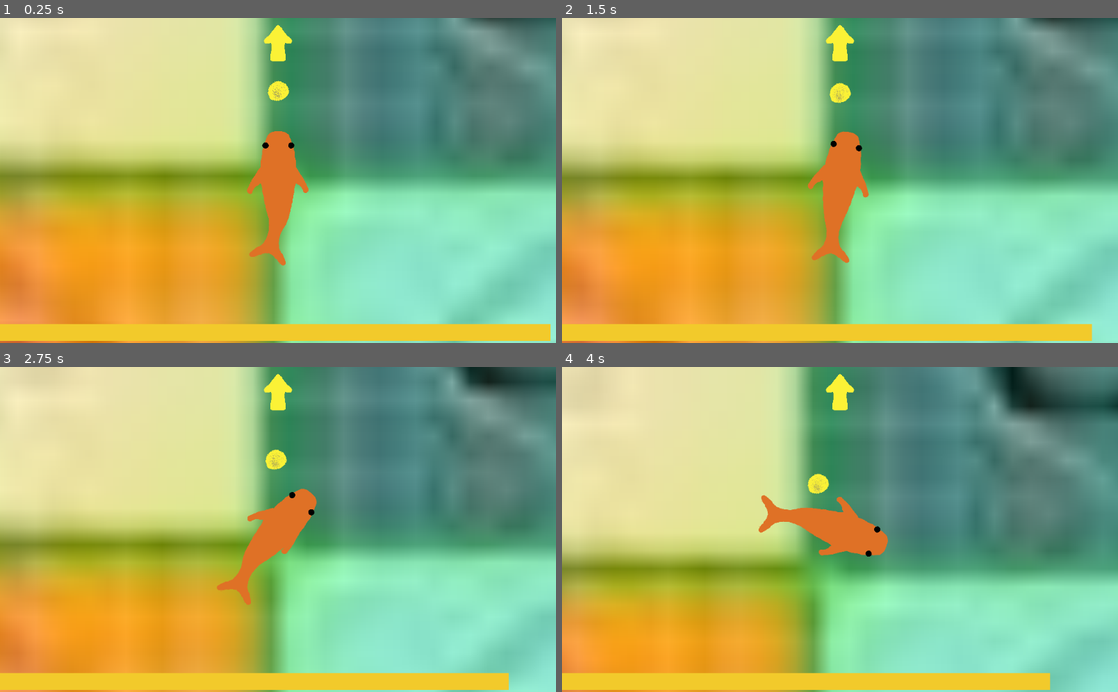
Above: before the commit, frames 1-4 (two rows, left to right).
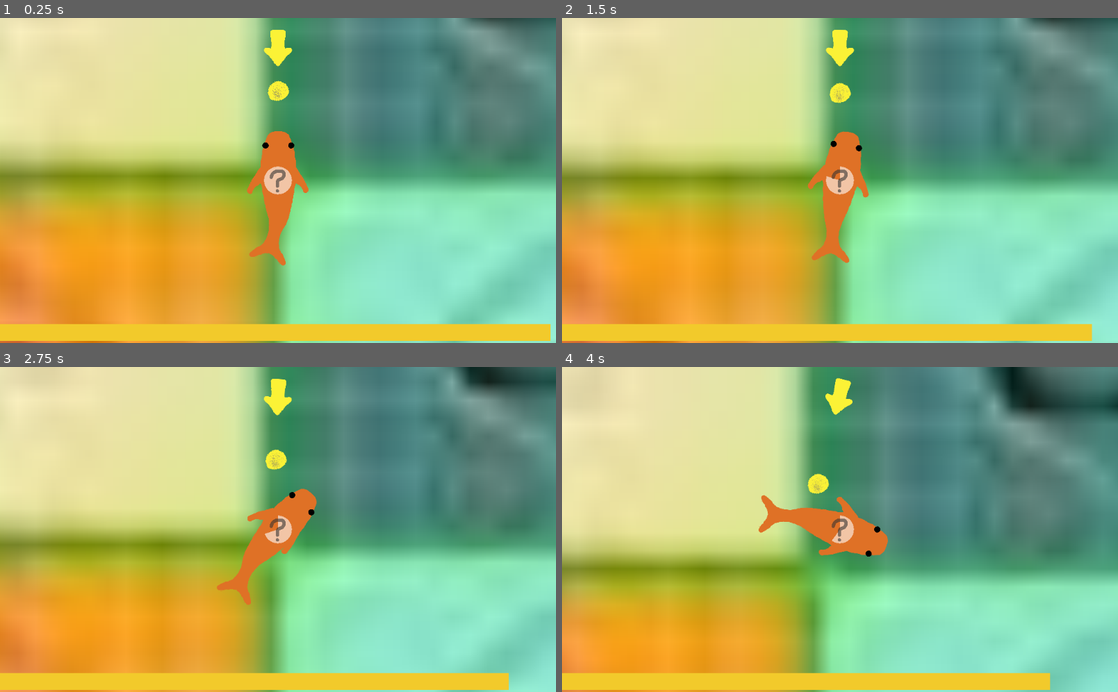
Above: after the commit, the same moments.

Repository: JordanLevy/LudumDare51
Game: Godot game, scene res://Scenes/Main.tscn
Same seed, same stepped clock (60 frames per second), same inputs: the game is played once before the commit and once after it.
Inputs:
- Up to frame 1 (0.25 s): no input
- Up to frame 2 (1.5 s): tap Enter at 0.5 s; hold W 0.53-1.28 s; tap Q at 0.6 s; tap O at 1.35 s
- Up to frame 3 (2.75 s): hold W from 2.03 s (still down); tap P at 2.1 s
- Up to frame 4 (4 s): tap Q at 2.85 s; release W at 3.53 s; tap O at 3.6 s

The runs differ from the first frame. In frame 1, 0.5% of the frame differs, in the area x 47-53%, y 2-55%; in frame 2, 0.5%; in frame 3, 0.4%; in frame 4, 0.4%.

Commit message:
Forget controls timer

Diff:
--- a/Game/Scenes/Arrow.gd
+++ b/Game/Scenes/Arrow.gd
@@ -1,26 +1,9 @@
 extends Sprite
 
-
-# Declare member variables here. Examples:
-# var a = 2
-# var b = "text"
-var food_position
-
-
-
-# Called when the node enters the scene tree for the first time.
-func _ready():
-	GameEvents.connect("NewFood", self, "on_new_food")
+export(NodePath) onready var food_node = get_node(food_node) as Node2D
 
 func _process(delta):
-	if not food_position:
-		return
-	var dy = food_position.y - global_position.y
-	var dx = food_position.x - global_position.x
+	var dy = food_node.position.y - global_position.y
+	var dx = food_node.position.x - global_position.x
 	var food_angle = atan2(dy, dx) + PI/2
 	rotation = food_angle
-
-
-func on_new_food(position):
-	food_position = position
-	print("New food at", position)
--- a/Game/Scenes/FishMotion.gd
+++ b/Game/Scenes/FishMotion.gd
@@ -24,15 +24,13 @@
 	rf_key = controls_list[1]
 	lt_key = controls_list[2]
 	rt_key = controls_list[3]
+	display()
 
 func display():
 	print(controls_list)
 
-func _on_Randomizer_timeout():
-	shuffle()
-	display()
-
 func _ready():
+	GameEvents.connect("ForgetControls", self, "shuffle")
 	#randomize()
 	shuffle()
 	display()
--- a/Game/Scenes/Food.gd
+++ b/Game/Scenes/Food.gd
@@ -4,7 +4,7 @@
 
 # Called when the node enters the scene tree for the first time.
 func _ready():
-	pass # Replace with function body.
+	pass
 
 func _on_Area2D_body_entered(body):
 	print("Food got ate")
--- a/Game/Scenes/GameEvents.gd
+++ b/Game/Scenes/GameEvents.gd
@@ -3,3 +3,5 @@
 signal FoodEaten
 
 signal NewFood(position)
+
+signal ForgetControls
--- a/Game/Scenes/Main.tscn
+++ b/Game/Scenes/Main.tscn
@@ -1,17 +1,15 @@
-[gd_scene load_steps=35 format=2]
+[gd_scene load_steps=38 format=2]
 
 [ext_resource path="res://Scenes/FishMotion.gd" type="Script" id=1]
 [ext_resource path="res://Assets/Background/test_bg.png" type="Texture" id=2]
 [ext_resource path="res://Scenes/ProgressBar.gd" type="Script" id=3]
 [ext_resource path="res://Assets/Fish/Fish_Separated.png" type="Texture" id=4]
 [ext_resource path="res://Scenes/Food.tscn" type="PackedScene" id=5]
-[ext_resource path="res://Assets/UI/Arrow.png" type="Texture" id=6]
-[ext_resource path="res://Scenes/Arrow.gd" type="Script" id=7]
-
-[sub_resource type="StyleBoxFlat" id=28]
-bg_color = Color( 0.94902, 0.792157, 0.168627, 1 )
-
-[sub_resource type="StyleBoxEmpty" id=27]
+[ext_resource path="res://Assets/UI/ForgetTimer.png" type="Texture" id=6]
+[ext_resource path="res://Assets/UI/ForgetQuestionMark.png" type="Texture" id=7]
+[ext_resource path="res://Scripts/ForgetTimer.gd" type="Script" id=8]
+[ext_resource path="res://Assets/UI/Arrow.png" type="Texture" id=9]
+[ext_resource path="res://Scenes/Arrow.gd" type="Script" id=10]
 
 [sub_resource type="CapsuleShape2D" id=7]
 radius = 97.1428
@@ -977,6 +975,11 @@
 "values": [ 15.0, -15.0 ]
 }
 
+[sub_resource type="StyleBoxFlat" id=28]
+bg_color = Color( 0.94902, 0.792157, 0.168627, 1 )
+
+[sub_resource type="StyleBoxEmpty" id=27]
+
 [node name="Main" type="Node2D"]
 
 [node name="ParallaxBackground" type="ParallaxBackground" parent="."]
@@ -986,26 +989,6 @@
 [node name="Sprite" type="Sprite" parent="ParallaxBackground/ParallaxLayer"]
 scale = Vector2( 50, 50 )
 texture = ExtResource( 2 )
-
-[node name="Camera2D" type="Camera2D" parent="."]
-current = true
-zoom = Vector2( 3, 3 )
-
-[node name="ProgressBar" type="ProgressBar" parent="Camera2D"]
-margin_left = -1544.0
-margin_top = 796.0
-margin_right = 1530.0
-margin_bottom = 888.0
-custom_styles/fg = SubResource( 28 )
-custom_styles/bg = SubResource( 27 )
-value = 100.0
-percent_visible = false
-script = ExtResource( 3 )
-
-[node name="Sprite" type="Sprite" parent="Camera2D"]
-position = Vector2( 0, -747 )
-texture = ExtResource( 6 )
-script = ExtResource( 7 )
 
 [node name="FishRigidBody" type="RigidBody2D" parent="."]
 mass = 0.102041
@@ -1081,3 +1064,42 @@
 anims/TailRight = SubResource( 25 )
 
 [node name="Food" parent="." instance=ExtResource( 5 )]
+
+[node name="Camera2D" type="Camera2D" parent="."]
+current = true
+zoom = Vector2( 3, 3 )
+
+[node name="ProgressBar" type="ProgressBar" parent="Camera2D"]
+margin_left = -1544.0
+margin_top = 796.0
+margin_right = 1530.0
+margin_bottom = 888.0
+custom_styles/fg = SubResource( 28 )
+custom_styles/bg = SubResource( 27 )
+value = 100.0
+percent_visible = false
+script = ExtResource( 3 )
+
+[node name="Sprite" type="Sprite" parent="Camera2D"]
+position = Vector2( 0, -747 )
+texture = ExtResource( 9 )
+script = ExtResource( 10 )
+food_node = NodePath("../../Food")
+
+[node name="TextureProgress" type="TextureProgress" parent="Camera2D"]
+anchor_right = 1.0
+anchor_bottom = 1.0
+margin_left = -76.8
+margin_top = -76.8
+margin_right = 435.2
+margin_bottom = 435.2
+rect_scale = Vector2( 0.3, 0.3 )
+step = 0.01
+value = 100.0
+texture_over = ExtResource( 7 )
+texture_progress = ExtResource( 6 )
+fill_mode = 4
+tint_under = Color( 0.223529, 0.223529, 0.223529, 0.784314 )
+tint_over = Color( 0.192157, 0.192157, 0.192157, 0.588235 )
+tint_progress = Color( 1, 1, 1, 0.588235 )
+script = ExtResource( 8 )
--- /dev/null
+++ b/Game/Scripts/ForgetTimer.gd
@@ -0,0 +1,16 @@
+extends TextureProgress
+
+var timer = 10.0
+
+# Called when the node enters the scene tree for the first time.
+func _ready():
+	pass # Replace with function body.
+
+
+# Called every frame. 'delta' is the elapsed time since the previous frame.
+func _process(delta):
+	timer -= delta
+	value = round(timer) * 10
+	if timer <= 0:
+		GameEvents.emit_signal("ForgetControls")
+		timer = 10.0
Binary file added: Game/Assets/UI/ForgetQuestionMark.png
Not shown, added: Game/Assets/UI/ForgetQuestionMark.png.import
Binary file added: Game/Assets/UI/ForgetTimer.png
Not shown, added: Game/Assets/UI/ForgetTimer.png.import
